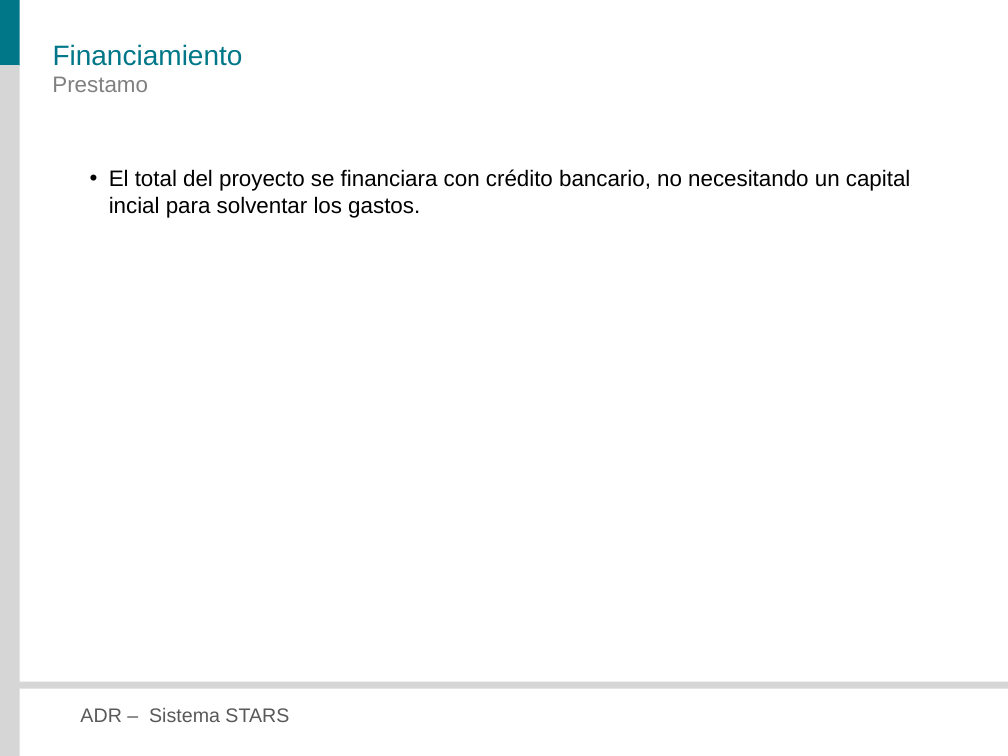
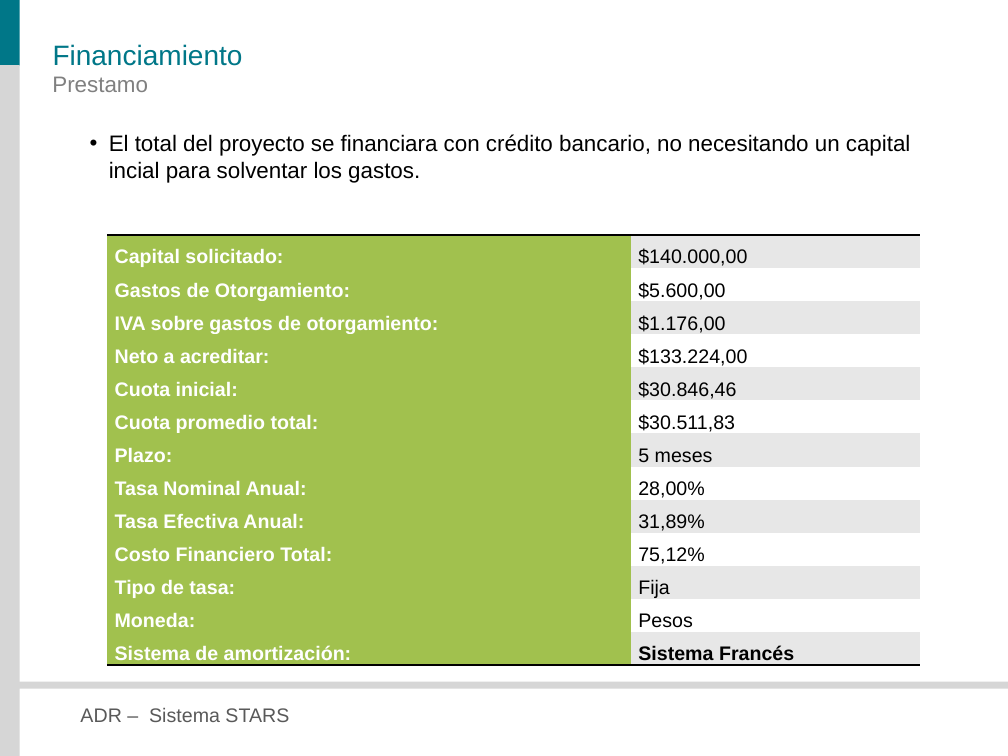
Before and after one commit to veritoreinoso/adr-2010, a slide deck: slide 30 of Presentacion.pptx. Drawn at 1008x756 pixels with LibreOffice and Linux fonts; fonts in the diff are those of the drawing. Boxes give left, top, right and bottom in pixels: in the first picture for what was removed or moved away, otherwise in the second. Text is boxed around its words. In the diff, an @@ line names an element or a change of style, - is before the commit and + after.

```diff
--- a/Presentacion.pptx
+++ b/Presentacion.pptx
@@ text "El total del proyecto se ...": place and size @@
-text "El total del proyecto se ..." at (109,169,911,218)
+text "El total del proyecto se ..." at (109,134,911,183)
@@ table added at (107,235,919,669), 13 rows, 2 columns @@
+Capital solicitado: | $140.000,00
+Gastos de Otorgamiento: | $5.600,00
+IVA sobre gastos de otorgamiento: | $1.176,00
+Neto a acreditar: | $133.224,00
+Cuota inicial: | $30.846,46
+Cuota promedio total: | $30.511,83
+Plazo: | 5 meses
+Tasa Nominal Anual: | 28,00%
+Tasa Efectiva Anual: | 31,89%
+Costo Financiero Total: | 75,12%
+Tipo de tasa: | Fija
+Moneda: | Pesos
+Sistema de amortización: | Sistema Francés
```
Also in this commit, not shown: 3 other slides changed, 1 slide added, 1 other file.
